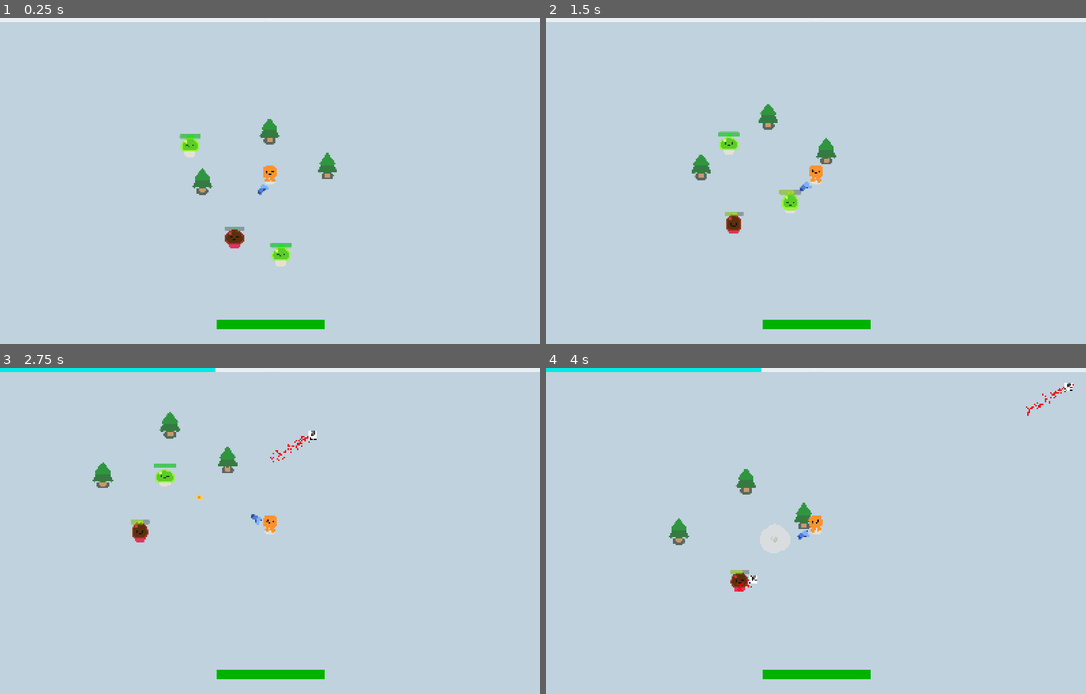
Above: before the commit, frames 1-4 (two rows, left to right).
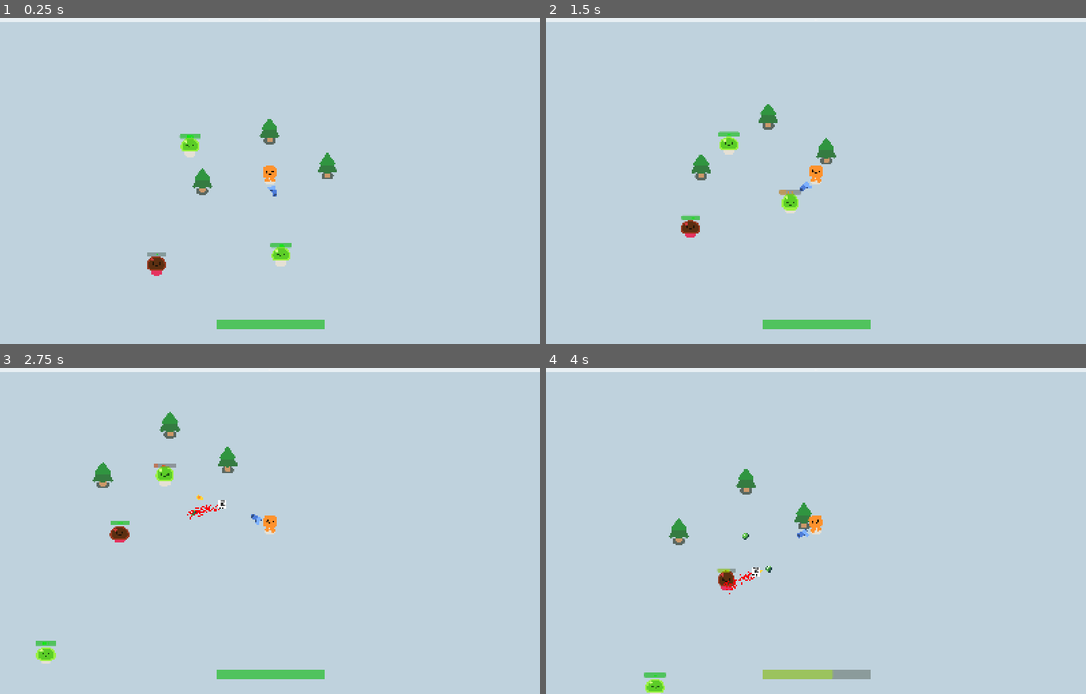
Above: after the commit, the same moments.

Repository: BromarBalkis/LampHireSurvivors
Game: Godot game, scene res://game.tscn
Two runs of this game, one before a commit and one after it. Both use one fixed random seed, a clock stepped at 60 frames per second and the inputs below.
Inputs:
- Up to frame 1 (0.25 s): no input
- Up to frame 2 (1.5 s): hold D (move_right) 0.53-1.28 s; hold S (move_down) from 1.28 s (still down)
- Up to frame 3 (2.75 s): release S (move_down) at 2.03 s; hold D (move_right) from 2.03 s (still down)
- Up to frame 4 (4 s): release D (move_right) at 2.78 s; hold W (move_up) 2.78-3.53 s; hold A (move_left) from 3.53 s (still down)

The runs differ from the first frame. In frame 1, 1.1% of the frame differs, in the area x 27-61%, y 51-96%; in frame 2, 1.0%; in frame 3, 2.0%; in frame 4, 2.2%, in the area x 0-98%, y 0-100%.

Commit message:
improved ranged slime shooting logic, player hp bar changes colours properly

Diff:
--- a/game.tscn
+++ b/game.tscn
@@ -42,4 +42,4 @@
 [node name="MobContainer" type="Node" parent="." groups=["mob_container"]]
 
 [node name="RangedSlime" parent="." instance=ExtResource("5_7jktm")]
-position = Vector2(613, 961)
+position = Vector2(107, 1151)
--- a/project.godot
+++ b/project.godot
@@ -83,6 +83,10 @@
 
 SignalBus="*res://scripts/SignalBus.gd"
 
+[debug]
+
+gdscript/warnings/integer_division=0
+
 [display]
 
 window/size/viewport_width=1620
--- a/scenes/enemies/ranged_slime.tscn
+++ b/scenes/enemies/ranged_slime.tscn
@@ -28,6 +28,7 @@
 
 [node name="ShootTimer" type="Timer" parent="."]
 wait_time = 1.5
+one_shot = true
 autostart = true
 
 [connection signal="timeout" from="ShootTimer" to="." method="_on_shoot_timer_timeout"]
--- a/scenes/player_ui.tscn
+++ b/scenes/player_ui.tscn
@@ -14,9 +14,6 @@
 [sub_resource type="StyleBoxTexture" id="StyleBoxTexture_48xfa"]
 texture = SubResource("CanvasTexture_sk4pr")
 modulate_color = Color(1.2706519e-05, 0.9160526, 0.9160526, 1)
-
-[sub_resource type="StyleBoxFlat" id="StyleBoxFlat_jkj6h"]
-bg_color = Color(0, 0.6987805, 0.1647977, 1)
 
 [node name="PlayerUI" type="Control"]
 layout_mode = 3
@@ -42,8 +39,6 @@
 offset_top = 912.0
 offset_right = 1159.5391
 offset_bottom = 968.5
-theme_override_styles/fill = SubResource("StyleBoxFlat_jkj6h")
 value = 100.0
-rounded = true
 show_percentage = false
 script = ExtResource("2_sk4pr")
--- a/scripts/enemy_projectiles/slime_fireball.gd
+++ b/scripts/enemy_projectiles/slime_fireball.gd
@@ -5,7 +5,7 @@
 var damage: float = 35
 var target
 var starting_position
-var speed = Vector2(1000,1000)
+var speed = Vector2(750,750)
 
 
 func _ready() -> void:
--- a/scripts/mob_spawner.gd
+++ b/scripts/mob_spawner.gd
@@ -1,22 +1,33 @@
 extends Path2D
 
-#@onready var fresh_mob = preload("res://slime.tscn")
+#array of spawnable mobs that's selected based on the number of times mobs have been spawned?
 
-var mobCount = 5
+
+var waveCount = 0
 
 func _ready() -> void:
-	spawn_mob()
+	spawn_slime()
 
 
-func spawn_mob() -> void:
+func spawn_slime() -> void:
 	#fresh_mob.instantiate()
 	var fresh_mob = preload("res://slime.tscn").instantiate()
 	$PathFollow2D.progress_ratio = randf()
 	fresh_mob.global_position = $PathFollow2D.global_position
 	get_tree().get_first_node_in_group("mob_container").add_child.call_deferred(fresh_mob) #so the spawn path can follow the player without moving the fresh slimes with the player
 
+func spawn_ranged_slime() -> void:
+	#fresh_mob.instantiate()
+	var fresh_mob = preload("res://scenes/enemies/ranged_slime.tscn").instantiate()
+	$PathFollow2D.progress_ratio = randf()
+	fresh_mob.global_position = $PathFollow2D.global_position
+	get_tree().get_first_node_in_group("mob_container").add_child.call_deferred(fresh_mob)
 
 func _on_spawn_timer_timeout() -> void:
-	mobCount += 1
-	for i in mobCount: #spawns 5 mods, can replace 5 to dynamically change spawn amount
-		spawn_mob()
+	waveCount += 1
+
+	for i in waveCount:
+		spawn_slime()
+
+	for i in (waveCount)/3: #increase number of ranged slimes every 3 waves
+		spawn_ranged_slime()
--- a/scripts/ranged_slime.gd
+++ b/scripts/ranged_slime.gd
@@ -14,6 +14,8 @@
 var direction: Vector2
 var damage_to_player: float = 25
 var distance_to_player: float
+var has_shot: bool = true
+
 
 func _ready() -> void:
 	max_hp = hp
@@ -25,11 +27,13 @@
 		if distance_to_player >= 750:
 			direction = global_position.direction_to(player.global_position)
 			velocity = direction * SPEED
-			if !$ShootTimer.is_paused(): #stop from repeatedly restarting timer
-				$ShootTimer.set_paused(true)
+			#if !$ShootTimer.is_paused(): #stop from repeatedly restarting timer
+				#$ShootTimer.set_paused(true)
 		else:
 			velocity = Vector2.ZERO
-			$ShootTimer.set_paused(false)
+			#$ShootTimer.set_paused(false)
+			if has_shot:
+				shoot()
 
 	move_and_slide()
 
@@ -57,6 +61,11 @@
 
 
 func _on_shoot_timer_timeout() -> void:
+	has_shot = true
+
+func shoot():
+	has_shot = false
+	$ShootTimer.start()
 	var fireball = FIREBALL.instantiate()
 	fireball.starting_position = global_position
 	get_tree().get_first_node_in_group("mob_container").add_child.call_deferred(fireball) #so it doesnt despawn when the mob dies
Not shown: 1 places in scenes/player_ui.tscn that only renumber resources
